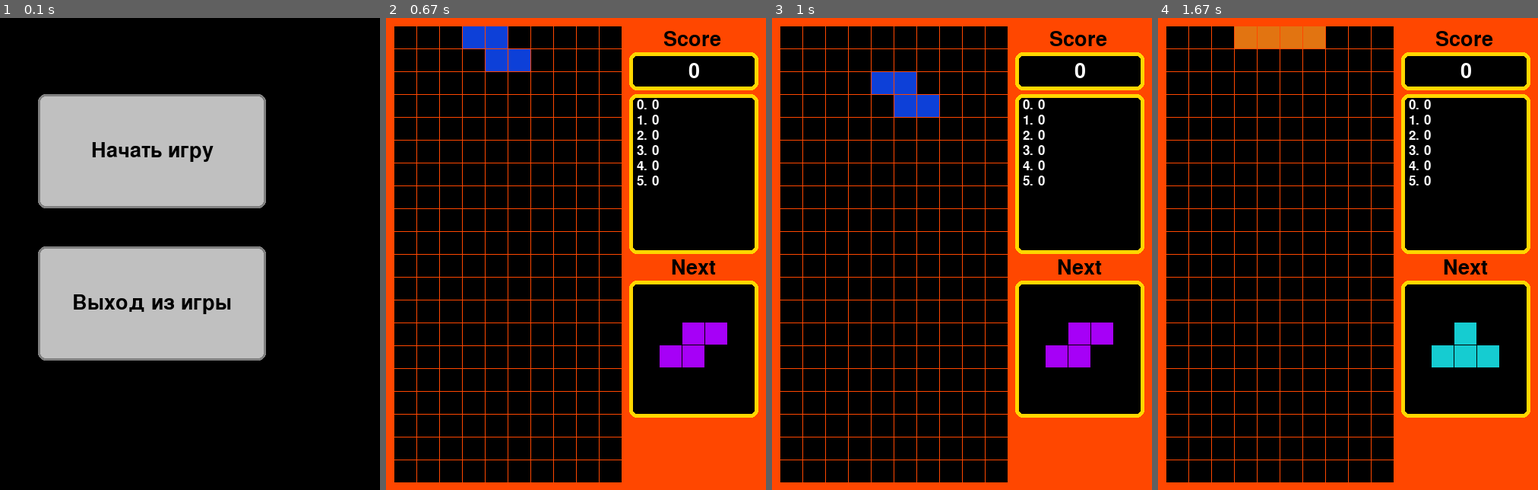
Above: before the commit, frames 1-4 (left to right).
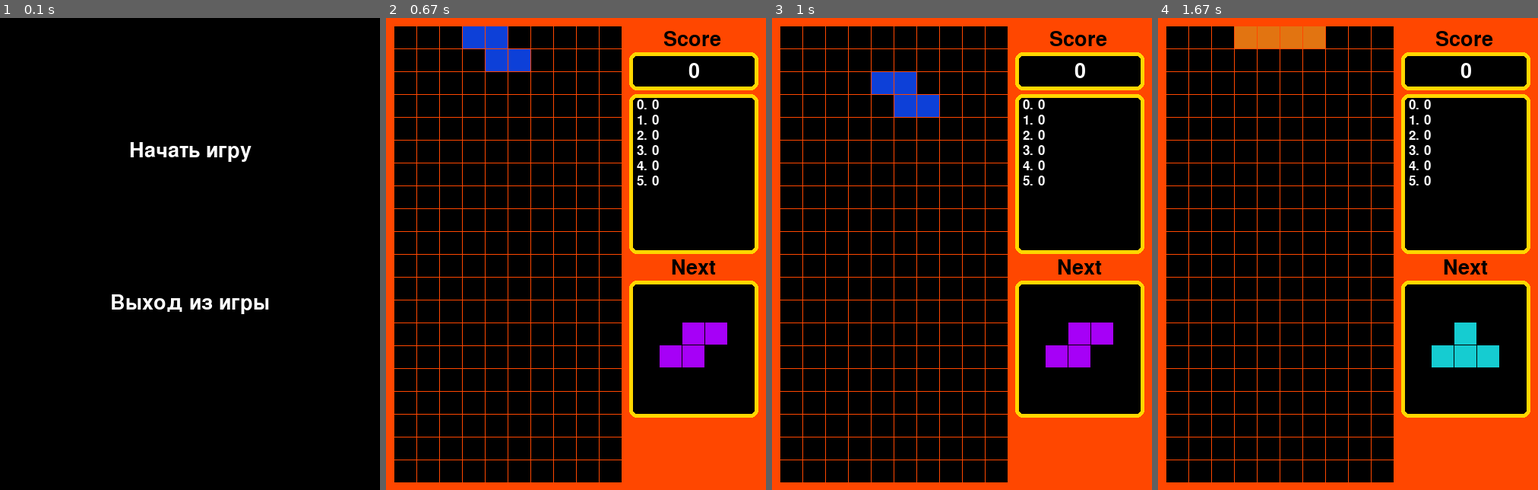
Above: after the commit, the same moments.

Repository: malina3123/pygametetris
Game: pygame game, started from tetris.py
Two runs of this game, one before a commit and one after it. Both use one fixed random seed, a clock stepped at 60 frames per second and the inputs below.
Inputs (mouse positions are in pixels of both pictures, inside the frame that each line leads up to):
- Up to frame 1 (0.1 s): no input
- Up to frame 2 (0.67 s): click "Начать игру" at 0.38 s
- Up to frame 3 (1 s): hold Right from 0.67 s (still down); move the mouse to (946, 277) at 0.7 s
- Up to frame 4 (1.67 s): release Right at 1.13 s; hold Up 1.17-1.47 s; tap Space at 1.23, 1.57 s; hold Right from 1.5 s (still down)

The runs differ from the first frame. In frame 1, 28% of the frame differs, in the area x 10-71%, y 16-73%; in frame 2, nothing differs; in frame 3, nothing differs; in frame 4, nothing differs.

Commit message:
Добавление выхода из главного меню

Diff:
--- a/button.py
+++ b/button.py
@@ -11,14 +11,14 @@
         self.alreadyPressed = False
         self.buttonText = button_text
 
-        self.inactive = Colors.silver
-        self.active = Colors.grey
-        self.pressed = Colors.white
+        self.inactive = Colors.black
+        self.active = Colors.black
+        self.pressed = Colors.black
 
         self.font = pygame.font.Font(None, 40)
         self.button_rect = pygame.Rect(self.x, self.y, self.width, self.height)
 
-        self.button_text = self.font.render(self.buttonText, True, Colors.black)
+        self.button_text = self.font.render(self.buttonText, True, Colors.white)
         self.next_page = False
         self.pressed = False
 
--- a/tetris.py
+++ b/tetris.py
@@ -33,8 +33,8 @@
 pause = True
 difficulty = 0
 
-button=Button(50,100,300,150,"Начать игру")
-escbutton=Button(50,300,300,150,"Выход из игры")
+button=Button(100,100,300,150,"Начать игру")
+escbutton=Button(100,300,300,150,"Выход из игры")
 
 while True:
     for event in pygame.event.get():
